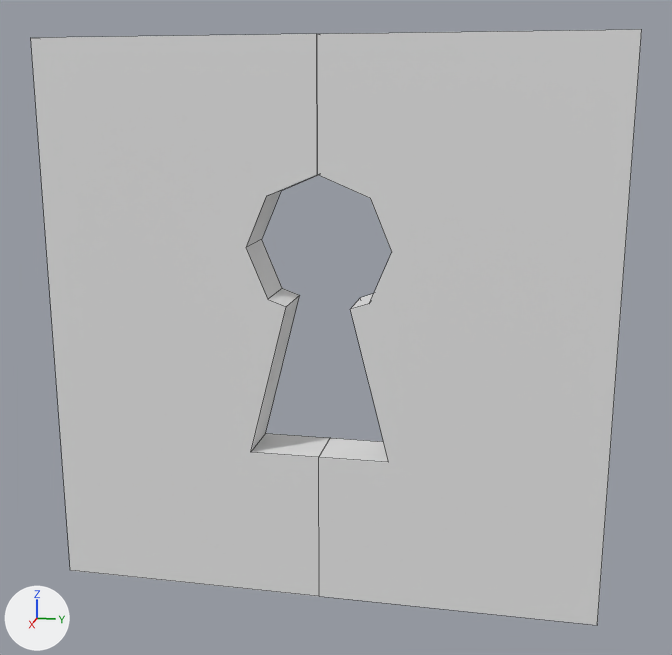
Two versions of the FBX model Assets/Project/Models/doorKey_export.fbx, one commit apart.
Both versions are drawn from a camera (50 mm lens) standing at (15.8, 3.38, 8.99) and looking at (-0.05, 0.21, 5.03). Every picture has the same lights, and +X, +Y and +Z are marked at lower left. Mesh edges are drawn as thin lines. Where no turn or scale is listed for an object, it has been applied to the vertices.

In view in the first picture: 'DoorLeft', 'DoorRight'.
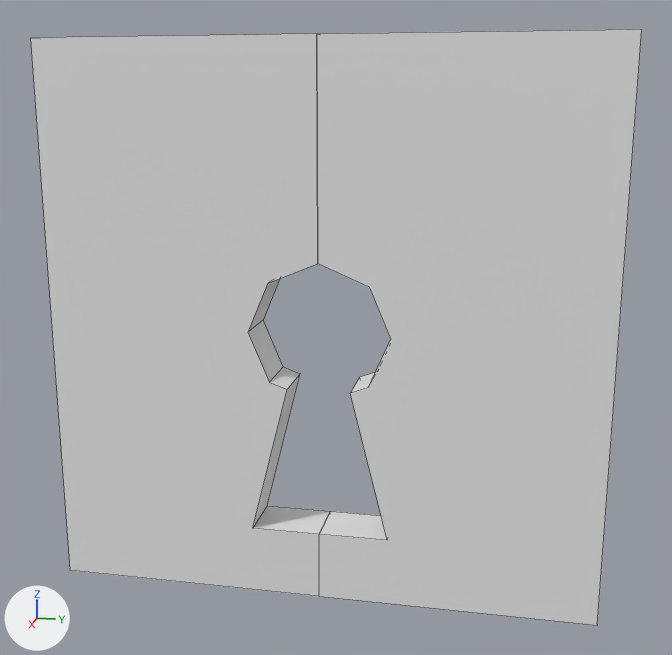
Changed parts and their boxes [x1, y1, x2, y2] in the pictures (672 x 655 px; the box of a moved part takes in the faces that stretch with it):
part 1 of me_cube_004, moved or reshaped
    both: [243, 90, 330, 537]
part 2 of me_cube_001, moved or reshaped
    both: [317, 90, 395, 543]

The change, as a diff of the scene's bpy script:
```diff
--- a/Assets/Project/Models/doorKey_export.fbx.py
+++ b/Assets/Project/Models/doorKey_export.fbx.py
@@ me_cube_001 @@
 me_cube_001.from_pydata(...)  # 22 vertices, 13 faces; spans x -0.5..0.5, y 0.0..5.0, z -5.0..5.0
 # used by ob_doorright; location = (0.0, 0.0, 5.0)
+# me_cube_001 part 2: all 14 vertices in x -0.5..0.5, y 0.0..1.26, z -2.24..2.76 are moved by (0.0, 0.0, -1.5)
@@ me_cube_004 @@
 me_cube_004.from_pydata(...)  # 22 vertices, 13 faces; spans x -0.5..0.5, y -5.0..0.0, z -5.0..5.0
 # used by ob_doorleft; location = (0.0, 0.0, 5.0)
+# me_cube_004 part 1: all 14 vertices in x -0.5..0.5, y -1.26..0.0, z -2.24..2.76 are moved by (0.0, 0.0, -1.5)
```
